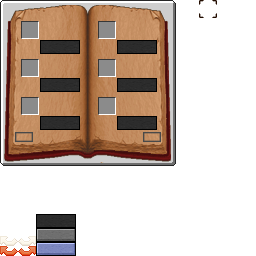
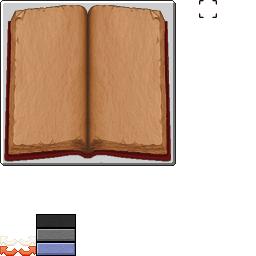
The second 256×256 image is a revision of the first. Changes to its layers:
painted on "InterfaceAbilties" over left=15, top=21, right=161, bottom=142
